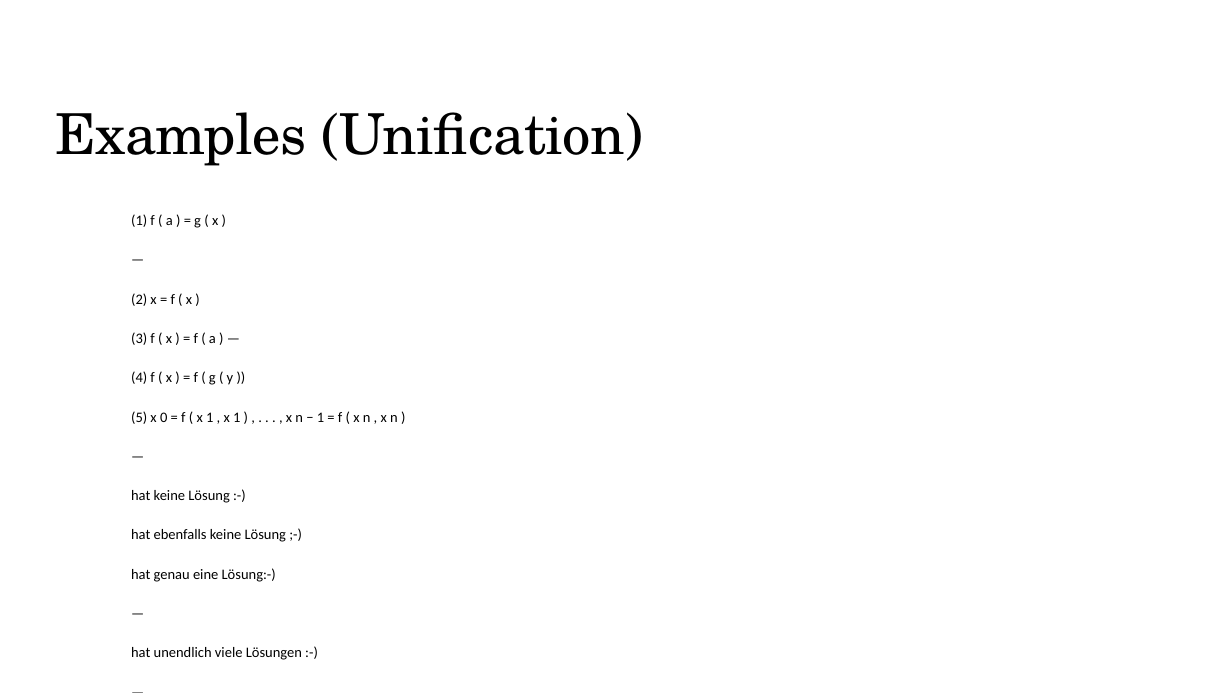
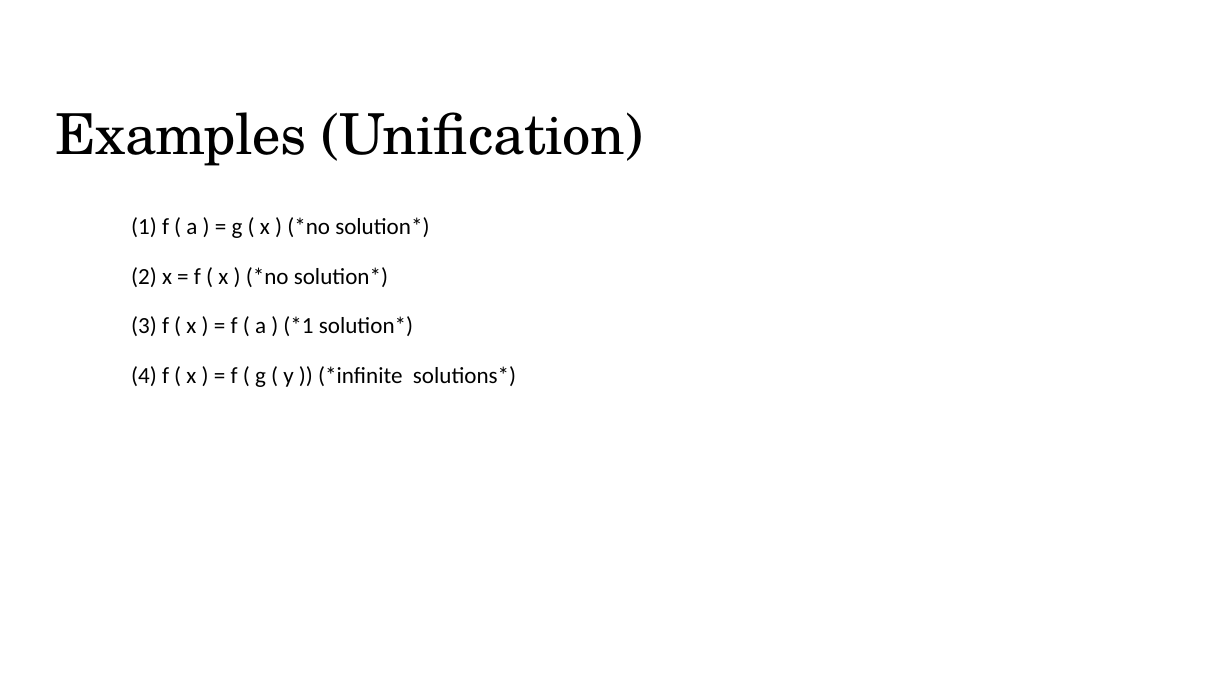
Before and after one commit to O136/Hindley-Milner-type-system, a slide deck: slide 86 of slides/Type Inference.odp. Drawn at 1232x693 pixels with LibreOffice and Linux fonts; fonts in the diff are those of the drawing. Boxes give left, top, right and bottom in pixels: in the first picture for what was removed or moved away, otherwise in the second. Text is boxed around its words. In the diff, an @@ line names an element or a change of style, - is before the commit and + after.

```diff
--- a/slides/Type Inference.odp
+++ b/slides/Type Inference.odp
@@ text at (131, 217, 516, 387): text changed; size 11.2 to 18 pt @@
-(1) f ( a ) = g ( x )
-—
-(2) x = f ( x )
-(3) f ( x ) = f ( a ) —
-(4) f ( x ) = f ( g ( y ))
-(5) x 0 = f ( x 1 , x 1 ) , . . . , x n − 1 = f ( x n , x n )
-—
-hat keine Lösung :-)
-hat ebenfalls keine Lösung ;-)
-hat genau eine Lösung:-)
-—
-hat unendlich viele Lösungen :-)
-—
-hat mindestens exponentiell große Lösungen !!!
+(1) f ( a ) = g ( x ) (*no solution*)
+(2) x = f ( x ) (*no solution*)
+(3) f ( x ) = f ( a ) (*1 solution*)
+(4) f ( x ) = f ( g ( y )) (*infinite solutions*)
```
Also in this commit, not shown: 2 other slides changed, 2 slides removed.
